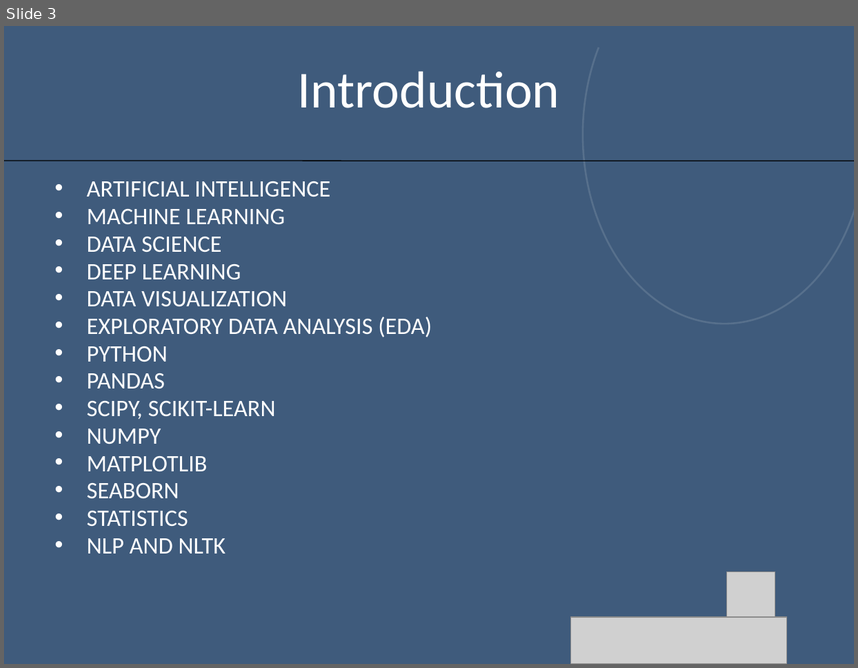
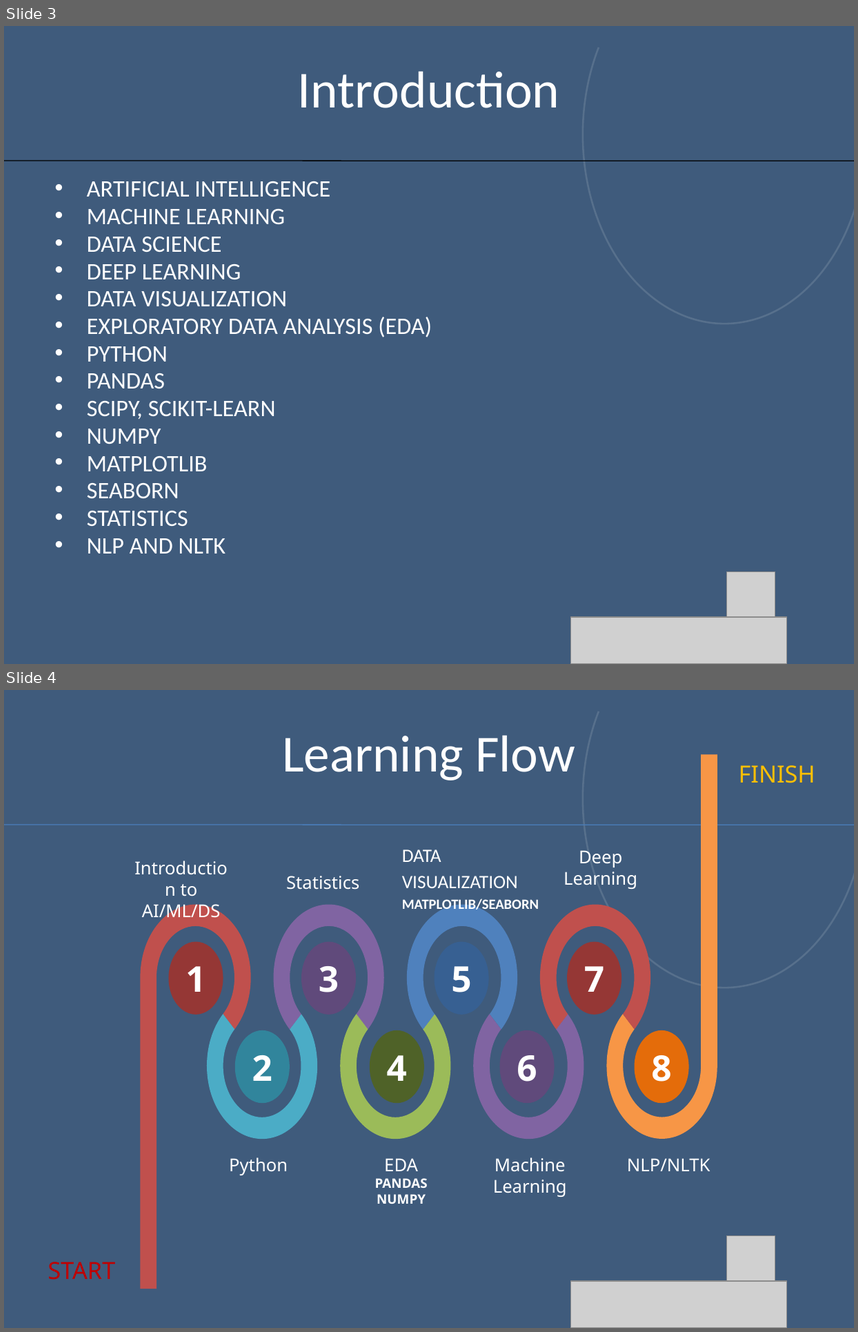
Before and after one commit to aimlearnings/DataScience, a slide deck: Introduction.pptx. Shown one above the other, each under a label of ours: slide 3 before the commit, slides 3 and 4 after it. The pictures are 858x668 and 858x1332 pixels, drawn with LibreOffice and Linux fonts; fonts in the diff are those of the drawing; grey boxes stand for pictures; background and template pictures are left out; a plain dark background stands for a picture behind light text. Boxes give left, top, right and bottom in pixels: in the first picture for what was removed or moved away, otherwise in the second. Text is boxed around its words. In the diff, an @@ line names an element or a change of style, - is before the commit and + after.

```diff
--- a/Introduction.pptx
+++ b/Introduction.pptx
@@ slide 4 added at (4, 690, 854, 1328), background picture (left out); not listed: 2 template elements that a slide beside it also shows @@
@@ text added at (282, 735, 575, 780), 44 pt, text #FFFFFF @@
+Learning Flow
@@ freeform shape added at (606, 755, 717, 1145), fill #F79646 @@
@@ text added at (739, 765, 815, 783), 20 pt, text #FFC000 @@
+FINISH
@@ line added from (4, 825) to (854, 825), #4B7EBC 0.75 pt @@
@@ text added at (402, 849, 518, 888), 12 pt, text #FFFFFF, bold @@
+DATA
+VISUALIZATION
+MATPLOTLIB/SEABORN
@@ text added at (564, 850, 637, 889), 15 pt, text #FFFFFF @@
+Deep Learning
@@ text added at (286, 876, 359, 889), 15 pt, text #FFFFFF @@
+Statistics
@@ text added at (142, 884, 221, 922), 15 pt, text #FFFFFF @@
+Introduction to AI/ML/DS
@@ freeform shape added at (140, 898, 250, 1288), fill #C0504D @@
@@ freeform shape added at (268, 898, 389, 1029), fill #8064A2 @@
@@ freeform shape added at (401, 898, 523, 1029), fill #4F81BD @@
@@ freeform shape added at (535, 898, 656, 1029), fill #C0504D @@
@@ ellipse added at (169, 942, 223, 1015), fill #953735, 30 pt, text #FFFFFF, bold @@
+1
@@ ellipse added at (301, 942, 356, 1015), fill #604A7B, 30 pt, text #FFFFFF, bold @@
+3
@@ ellipse added at (434, 942, 488, 1015), fill #376092, 30 pt, text #FFFFFF, bold @@
+5
@@ ellipse added at (567, 942, 621, 1015), fill #953735, 30 pt, text #FFFFFF, bold @@
+7
@@ freeform shape added at (201, 1014, 323, 1145), fill #4BACC6 @@
@@ freeform shape added at (335, 1014, 456, 1145), fill #9BBB59 @@
@@ freeform shape added at (468, 1014, 590, 1145), fill #8064A2 @@
@@ ellipse added at (235, 1030, 290, 1103), fill #31859C, 30 pt, text #FFFFFF, bold @@
+2
@@ ellipse added at (370, 1030, 424, 1103), fill #4F6228, 30 pt, text #FFFFFF, bold @@
+4
@@ ellipse added at (499, 1030, 554, 1103), fill #604A7B, 30 pt, text #FFFFFF, bold @@
+6
@@ ellipse added at (635, 1030, 689, 1103), fill #E46C0A, 30 pt, text #FFFFFF, bold @@
+8
@@ text added at (229, 1157, 288, 1175), 15 pt, text #FFFFFF @@
+Python
@@ text added at (375, 1158, 428, 1203), 11 pt, text #FFFFFF, bold @@
+EDA
+PANDAS
+NUMPY
@@ text added at (493, 1157, 567, 1196), 15 pt, text #FFFFFF @@
+Machine Learning
@@ text added at (627, 1158, 711, 1171), 15 pt, text #FFFFFF @@
+NLP/NLTK
@@ picture added at (726, 1236, 775, 1284) @@
@@ text added at (48, 1261, 116, 1279), 20 pt, text #C00000 @@
+START
@@ picture added at (571, 1281, 787, 1328) @@
```
Also in this commit, not shown: 1 slide changed, 1 other slide added, 12 other files.
